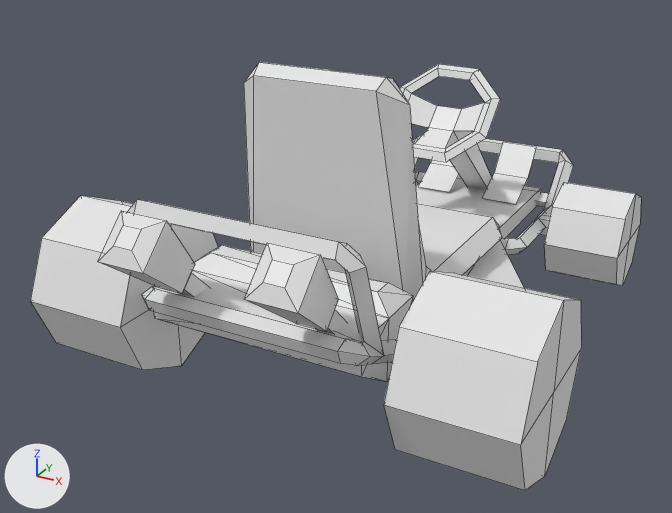
Before and after pictures for a commit that changed the Blender file Blender Files/the_knight_guy.blend.
Both versions are drawn from a 50 mm lens placed at (5.72, -12.32, 9.91), pointed at (-0.46, -1.07, 4.28). The axes (+X, +Y, +Z) are drawn at lower left. The lights are the same throughout. The picture after the commit comes second. Mesh edges are drawn as thin lines.

Before the edit, the objects in view are built like this:
```python
me_cube_032 = bpy.data.meshes.new('Cube.032')
me_cube_032.from_pydata(...)  # an 8-sided cylinder along x spanning x -1.0..1.0, y -1.43..1.43, z -1.43..1.43
me_cube_039 = bpy.data.meshes.new('Cube.039')
me_cube_039.from_pydata(...)  # 40 vertices, 41 faces; spans x -47.9..1.0, y -1.7..1.7, z -1.7..1.7
me_plane = bpy.data.meshes.new('Plane')
me_plane.from_pydata(...)  # 12 vertices, 4 faces; spans x -2.99..2.99, y -0.5..0.43, z -0.38..0.44
ob_front_wheel_r = bpy.data.objects.new('front wheel R', me_cube_032)
ob_front_wheel_r.location = (2.45, 2.79, 3.84)
ob_front_wheel_r.scale = (0.603, 0.585, 0.585)
ob_pedals = bpy.data.objects.new('pedals', me_plane)
ob_pedals.location = (0.0, 3.57, 4.41)
ob_pedals.scale = (0.323, 1.0, 1.0)
ob_steering_wheel = bpy.data.objects.new('Steering wheel', me_cube_039)
ob_steering_wheel.location = (0.0, 1.72, 5.92)
ob_steering_wheel.rotation_euler = (0.393, -0.785, -1.571)  # degrees (23, -45, -90)
ob_steering_wheel.scale = (0.066, 0.585, 0.585)
# also in view: 'base' at (0.0, 0.93, 3.84); 'frame Front' at (0.0, 2.9, 4.22); 'engine' at (0.0, -3.34, 4.43); 'engine extra' at (0.0, -4.35, 5.29); 'front wheel R.001' at (2.7, -3.09, 4.2)
```
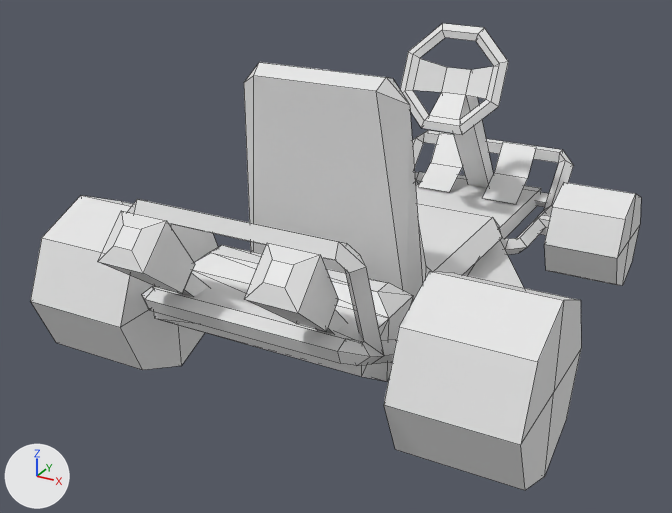
Location of each change, (x1, y1, x2, y2) in pixels of the pictures (672 x 513 px):
'Steering wheel', reshaped
    before: (400, 64, 500, 189)
    after: (400, 23, 508, 188)

Diff of the bpy script that builds the scene:
```diff
--- a/Blender Files/the_knight_guy.blend.py
+++ b/Blender Files/the_knight_guy.blend.py
@@ me_cube_039 @@
 # used by ob_steering_wheel; location = (0.0, 1.72, 5.92); rotation_euler = (0.393, -0.785, -1.571), in degrees (23, -45, -90); scale = (0.066, 0.585, 0.585)
-me_cube_039.from_pydata(...)  # 40 vertices, 41 faces; spans x -47.9..1.0, y -1.7..1.7, z -1.7..1.7
+me_cube_039.from_pydata(...)  # 40 vertices, 41 faces; spans x -47.9..6.2, y -1.2..2.0, z -0.6..2.5
+# me_cube_039 part 1: all 36 vertices in x -3.1..1.0, y -1.7..1.7, z -1.7..1.7 are multiplied about their middle by the matrix ((0.934, 1.212, 2.926), (-0.015, 0.99, -0.023), (-0.037, -0.023, 0.944)), then moved by (1.1, 0.4, 1.0)
```
